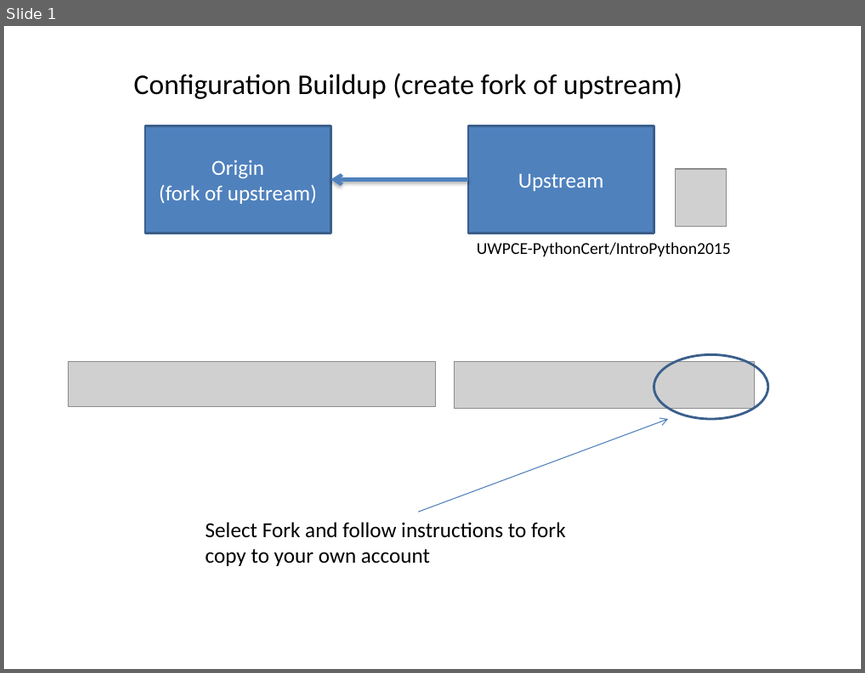
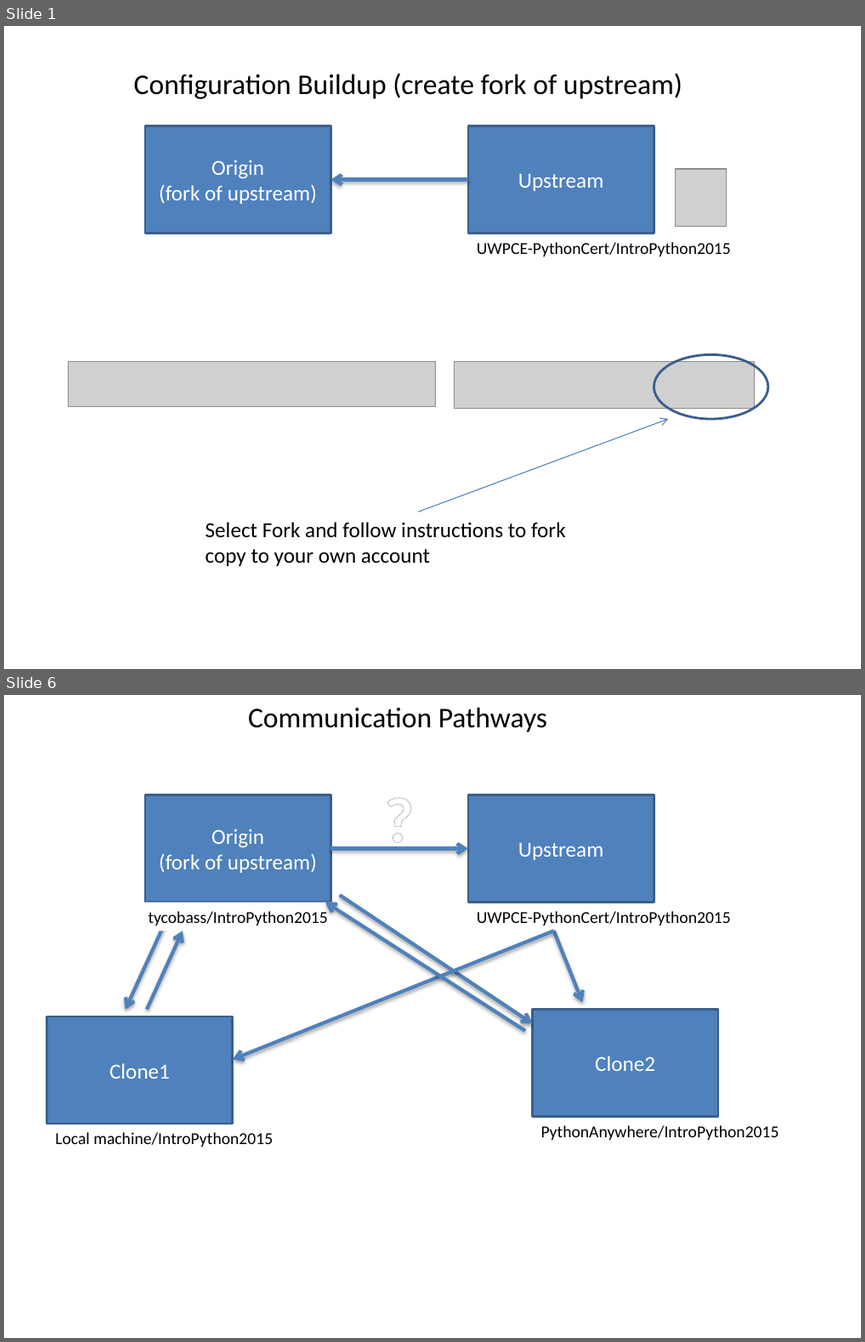
Before and after one commit to UWPCE-PythonCert/IntroToPython-2014, a slide deck: students/eric_v/debris/Using_git.pptx. Shown one above the other, each under a label of ours: slide 1 before the commit, slides 1 and 6 after it; the slides between them are not shown. The pictures are 865x673 and 865x1342 pixels, drawn with LibreOffice and Linux fonts; fonts in the diff are those of the drawing; grey boxes stand for pictures. Boxes give left, top, right and bottom in pixels: in the first picture for what was removed or moved away, otherwise in the second. Text is boxed around its words. In the diff, an @@ line names an element or a change of style, - is before the commit and + after.

```diff
--- a/students/eric_v/debris/Using_git.pptx
+++ b/students/eric_v/debris/Using_git.pptx
@@ slide 6 added at [4, 695, 861, 1338], background #FFFFFF @@
@@ text added at [248, 707, 547, 732], 24 pt, text #000000 @@
+Communication Pathways
@@ rectangle added at [145, 795, 331, 902], fill #4F81BD, outline #3A5F8C 2 pt, 18 pt, text #FFFFFF @@
+Origin
+(fork of upstream)
@@ text added at [375, 774, 422, 861], 54 pt, text gradient #FFFFFF to #7F7F7F, bold @@
+?
@@ rectangle added at [468, 795, 654, 902], fill #4F81BD, outline #3A5F8C 2 pt, 18 pt, text #FFFFFF @@
+Upstream
@@ arrow added from (330, 848) to (468, 848), #4F81BD 3 pt @@
@@ arrow added from (340, 895) to (533, 1023), #4F81BD 3 pt @@
@@ arrow added from (168, 916) to (126, 1009), #4F81BD 3 pt @@
@@ rectangle added at [139, 902, 338, 931], fill #FFFFFF, 14 pt, text #000000 @@
+tycobass/IntroPython2015
@@ arrow added from (525, 1031) to (325, 902), #4F81BD 3 pt @@
@@ text added at [477, 911, 731, 925], 14 pt, text #000000 @@
+UWPCE-PythonCert/IntroPython2015
@@ arrow added from (147, 1009) to (182, 930), #4F81BD 3 pt @@
@@ arrow added from (554, 930) to (233, 1059), #4F81BD 3 pt @@
@@ arrow added from (554, 930) to (582, 1002), #4F81BD 3 pt @@
@@ rectangle added at [46, 1016, 233, 1123], fill #4F81BD, outline #3A5F8C 2 pt, 18 pt, text #FFFFFF @@
+Clone1
@@ rectangle added at [533, 1009, 719, 1117], fill #4F81BD, outline #3A5F8C 2 pt, 18 pt, text #FFFFFF @@
+Clone2
@@ text added at [541, 1125, 779, 1140], 14 pt, text #000000 @@
+PythonAnywhere/IntroPython2015
@@ text added at [55, 1132, 273, 1146], 14 pt, text #000000 @@
+Local machine/IntroPython2015
```
Also in this commit, not shown: 7 slides changed, 2 other slides added.
